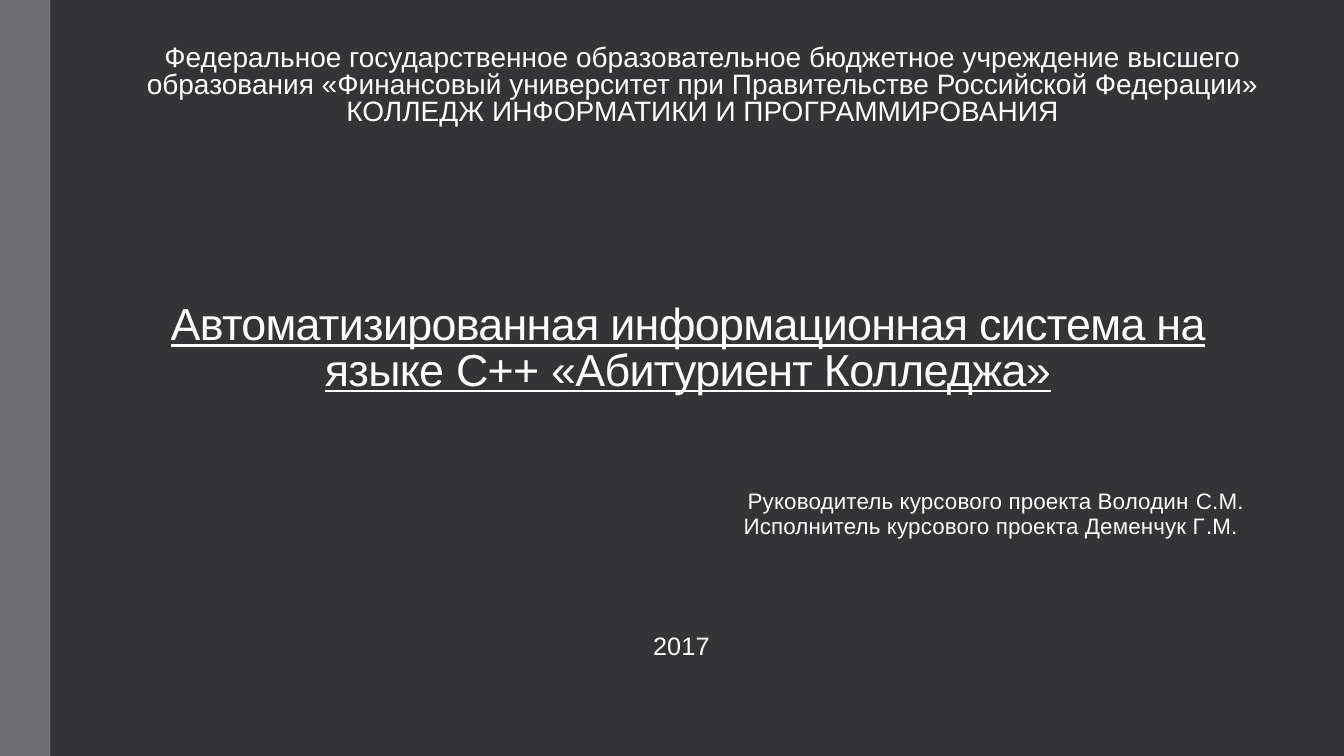
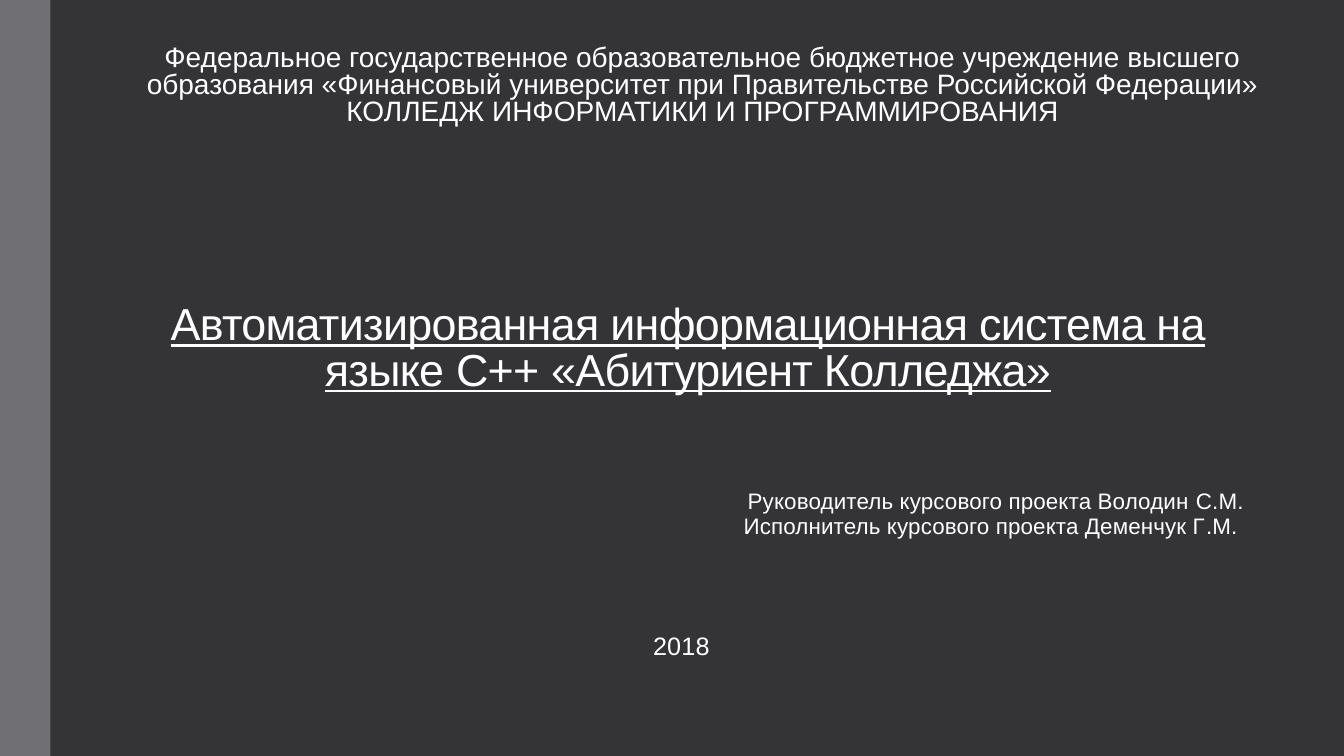
Before and after one commit to GeorgiyDemo/Cursach_3, a slide deck: slide 1 of Презентация.pptx. Drawn at 1344x756 pixels with LibreOffice and Linux fonts; fonts in the diff are those of the drawing. Boxes give left, top, right and bottom in pixels: in the first picture for what was removed or moved away, otherwise in the second. Text is boxed around its words. In the diff, an @@ line names an element or a change of style, - is before the commit and + after.

```diff
--- a/Презентация.pptx
+++ b/Презентация.pptx
@@ text at (653, 637, 710, 656): text changed @@
-2017
+2018
```
Also in this commit, not shown: 2 other files.
